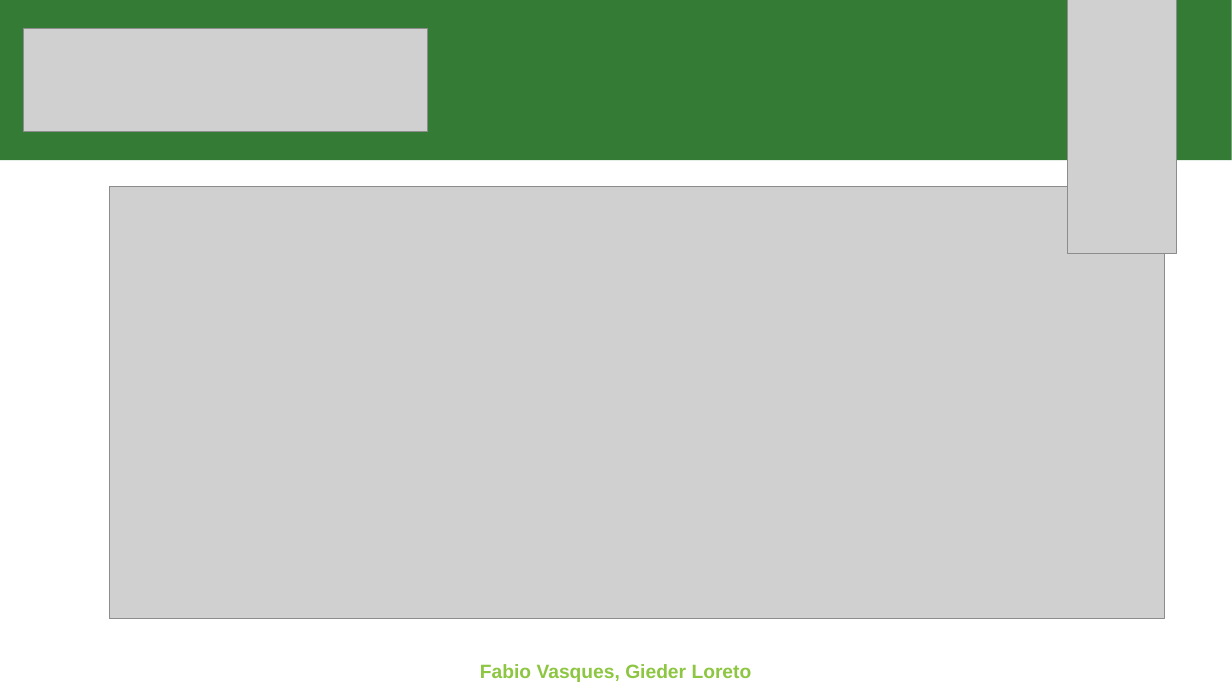
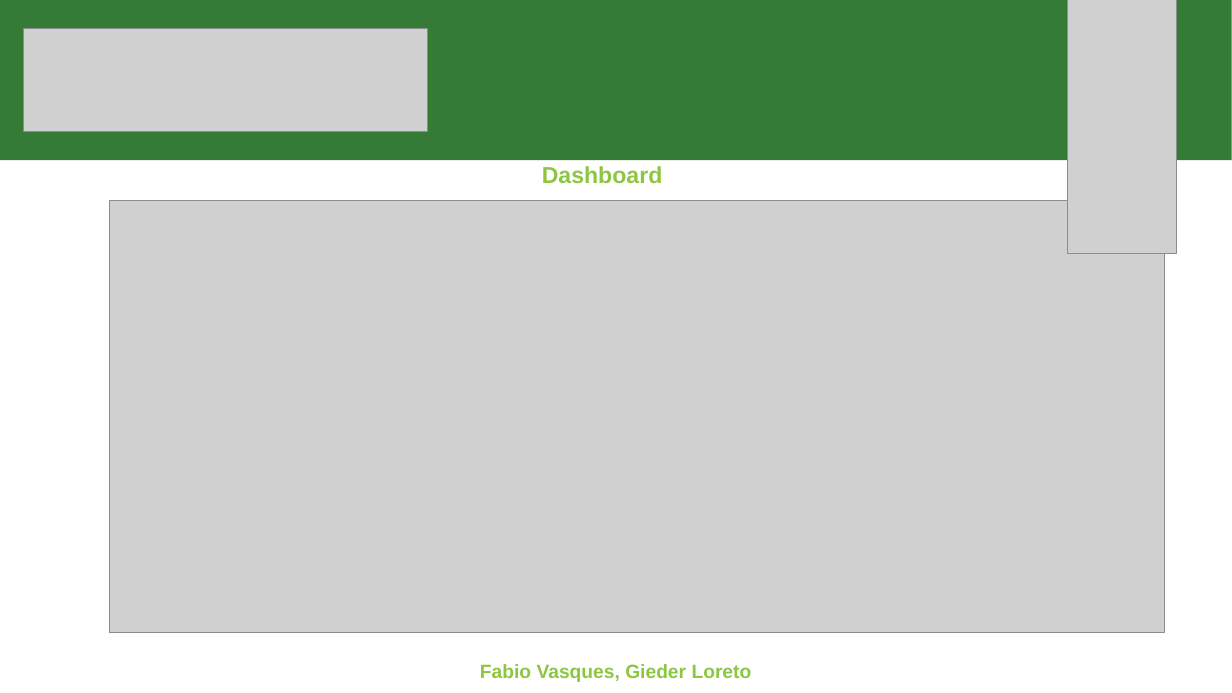
Before and after one commit to fabioportovasques/projeto-sus, a slide deck: slide 4 of terceira entrega/terceira entrega.pptx. Drawn at 1232x693 pixels with LibreOffice and Linux fonts; fonts in the diff are those of the drawing; grey boxes stand for pictures. Boxes give left, top, right and bottom in pixels: in the first picture for what was removed or moved away, otherwise in the second. Text is boxed around its words. In the diff, an @@ line names an element or a change of style, - is before the commit and + after.

```diff
--- a/terceira entrega/terceira entrega.pptx
+++ b/terceira entrega/terceira entrega.pptx
@@ text added at <box>542,166,663,183</box>, 18 pt, text #8DC641, bold @@
+Dashboard
@@ picture: place and size @@
-picture at <box>109,187,1165,619</box>
+picture at <box>109,201,1165,633</box>
```
Also in this commit, not shown: 5 other slides changed, 2 other files.
